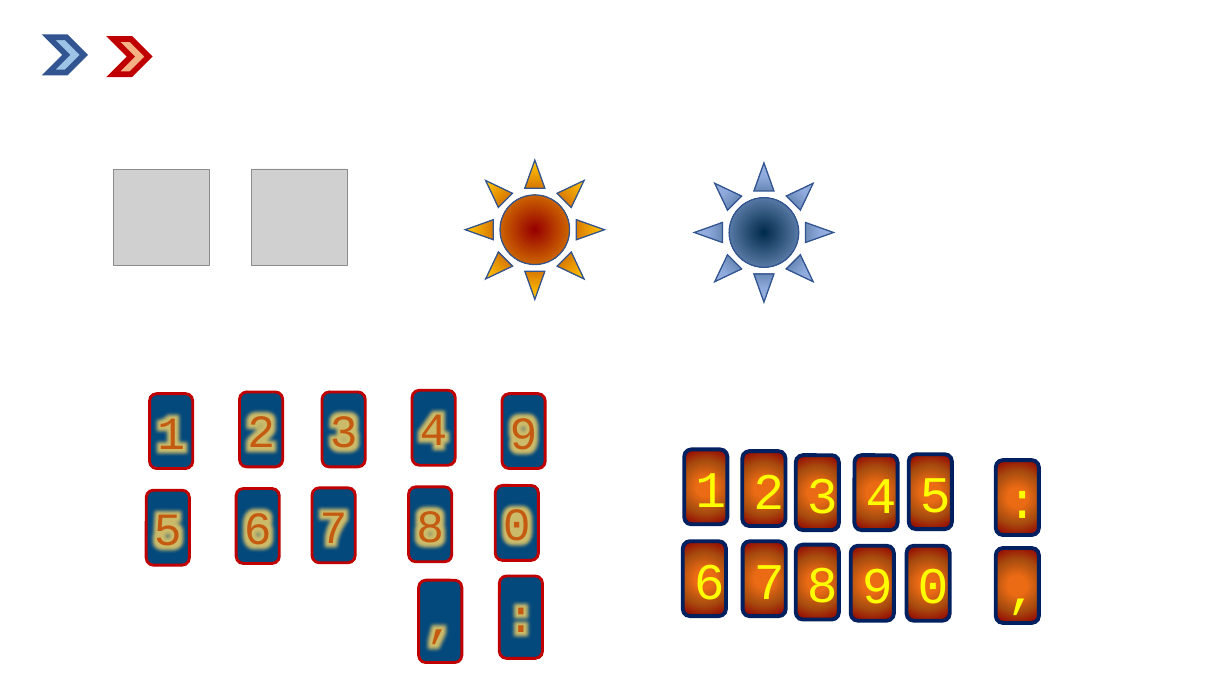
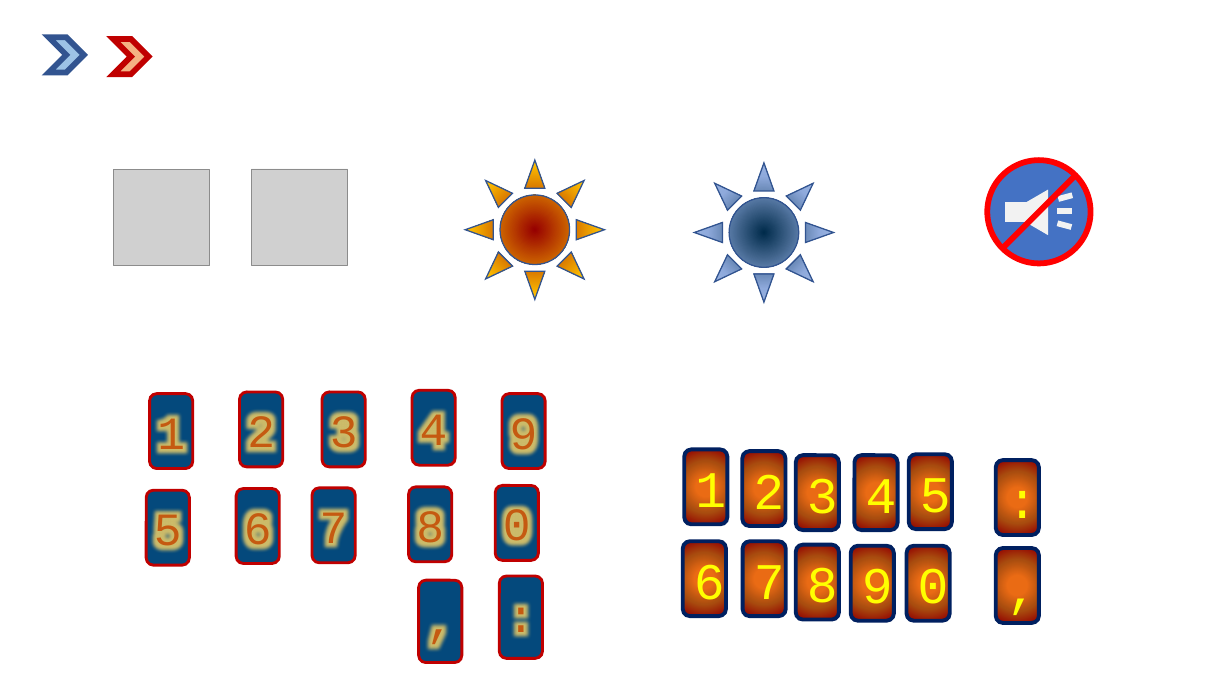
Before and after one commit to ANCrowther/BewareApp, a slide deck: slide 1 of Beware/Content/designs.pptx. Drawn at 1232x693 pixels with LibreOffice and Linux fonts; fonts in the diff are those of the drawing; grey boxes stand for pictures. Boxes give left, top, right and bottom in pixels: in the first picture for what was removed or moved away, otherwise in the second. Text is boxed around its words. In the diff, an @@ line names an element or a change of style, - is before the commit and + after.

```diff
--- a/Beware/Content/designs.pptx
+++ b/Beware/Content/designs.pptx
@@ group added at [987,160,1091,263]: 4 lines, 1 ellipse, 1 rectangle, 1 triangle @@
```
Also in this commit, not shown: 16 other files.
